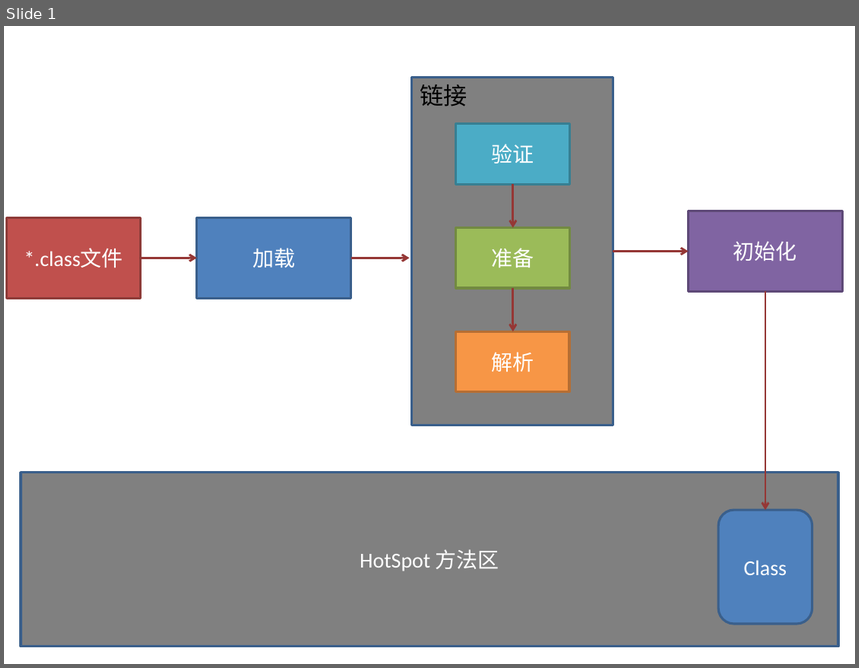
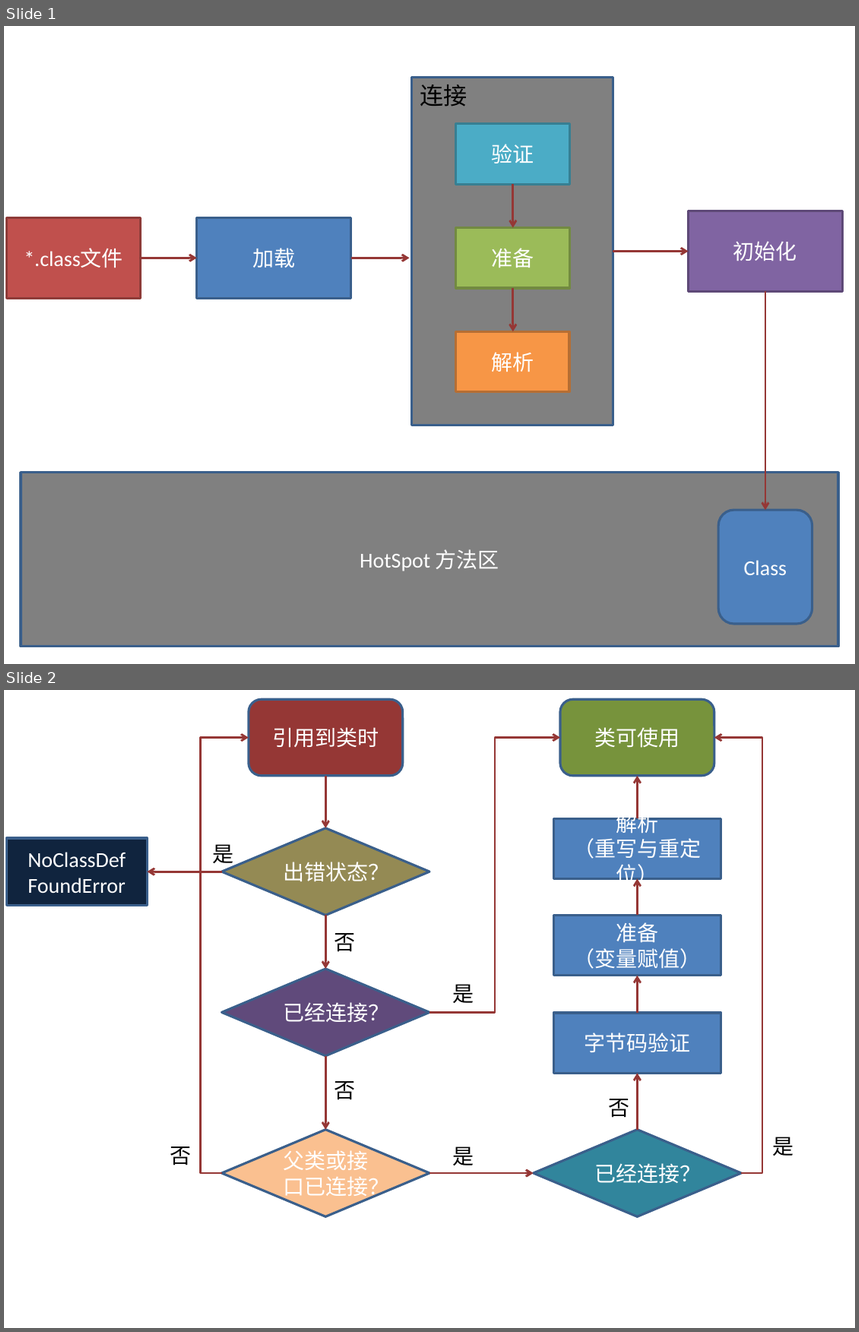
Before and after one commit to charpty/blog-backup, a slide deck: backup/JVM类加载/HotSpot Class load.pptx. Shown one above the other, each under a label of ours: slide 1 before the commit, slides 1 and 2 after it. The pictures are 859x668 and 859x1332 pixels, drawn with LibreOffice and Linux fonts; fonts in the diff are those of the drawing. Boxes give left, top, right and bottom in pixels: in the first picture for what was removed or moved away, otherwise in the second. Text is boxed around its words. In the diff, an @@ line names an element or a change of style, - is before the commit and + after.

```diff
--- a/backup/JVM类加载/HotSpot Class load.pptx
+++ b/backup/JVM类加载/HotSpot Class load.pptx
@@ slide 2 added at bbox=[4, 690, 855, 1328], background #FFFFFF @@
@@ rounded rectangle added at bbox=[248, 699, 402, 776], fill #953735, outline #3A5F8C 2 pt, 18 pt, text #FFFFFF @@
+引用到类时
@@ rounded rectangle added at bbox=[560, 699, 715, 776], fill #77933C, outline #3A5F8C 2 pt, 18 pt, text #FFFFFF @@
+类可使用
@@ elbow arrow added from (222, 1173) to (248, 738), #953735 1.75 pt @@
@@ elbow arrow added from (430, 1012) to (560, 738), #953735 1.75 pt @@
@@ elbow arrow added from (741, 1173) to (715, 738), #953735 1.75 pt @@
@@ arrow added from (325, 776) to (325, 828), #953735 1.75 pt @@
@@ arrow added from (637, 818) to (637, 776), #953735 1.75 pt @@
@@ rectangle added at bbox=[554, 818, 721, 879], fill #4F81BD, outline #3A5F8C 2 pt, 18 pt, text #FFFFFF @@
+解析
+（重写与重定位）
@@ rectangle added at bbox=[6, 838, 147, 905], fill #0F243E, outline #3A5F8C 2 pt, 18 pt, text #FFFFFF @@
+NoClassDef
+FoundError
@@ text added at bbox=[213, 844, 234, 868], 18 pt, text #000000 @@
+是
@@ diamond added at bbox=[222, 828, 430, 915], fill #948A54, outline #3A5F8C 2 pt, 18 pt, text #FFFFFF @@
+出错状态？
@@ arrow added from (222, 872) to (147, 872), #953735 1.75 pt @@
@@ arrow added from (637, 916) to (637, 879), #953735 1.75 pt @@
@@ arrow added from (325, 916) to (325, 969), #953735 1.75 pt @@
@@ rectangle added at bbox=[554, 916, 721, 976], fill #4F81BD, outline #3A5F8C 2 pt, 18 pt, text #FFFFFF @@
+准备
+（变量赋值）
@@ text added at bbox=[334, 933, 355, 952], 18 pt, text #000000 @@
+否
@@ diamond added at bbox=[222, 969, 430, 1056], fill #604A7B, outline #3A5F8C 2 pt, 18 pt, text #FFFFFF @@
+已经连接？
@@ text added at bbox=[453, 984, 474, 1003], 18 pt, text #000000 @@
+是
@@ arrow added from (637, 1012) to (637, 976), #953735 1.75 pt @@
@@ rectangle added at bbox=[554, 1012, 721, 1073], fill #4F81BD, outline #3A5F8C 2 pt, 18 pt, text #FFFFFF @@
+字节码验证
@@ arrow added from (325, 1056) to (325, 1130), #953735 1.75 pt @@
@@ arrow added from (637, 1130) to (637, 1073), #953735 1.75 pt @@
@@ text added at bbox=[334, 1081, 355, 1100], 18 pt, text #000000 @@
+否
@@ text added at bbox=[609, 1099, 630, 1118], 18 pt, text #000000 @@
+否
@@ diamond added at bbox=[222, 1130, 430, 1217], fill #FAC090, outline #3A5F8C 2 pt, 18 pt, text #FFFFFF @@
+父类或接口已连接？
@@ diamond added at bbox=[534, 1130, 741, 1217], fill #31859C, outline #3A5F8C 2 pt, 18 pt, text #FFFFFF @@
+已经连接？
@@ text added at bbox=[773, 1137, 794, 1156], 18 pt, text #000000 @@
+是
@@ text added at bbox=[170, 1147, 191, 1166], 18 pt, text #000000 @@
+否
@@ text added at bbox=[453, 1147, 474, 1166], 18 pt, text #000000 @@
+是
@@ arrow added from (430, 1173) to (534, 1173), #953735 1.75 pt @@
@@ slide 1 changed as well @@
@@ text at bbox=[420, 85, 468, 107]: text changed @@
-链接
+连接
```
Also in this commit, not shown: 1 other file.
